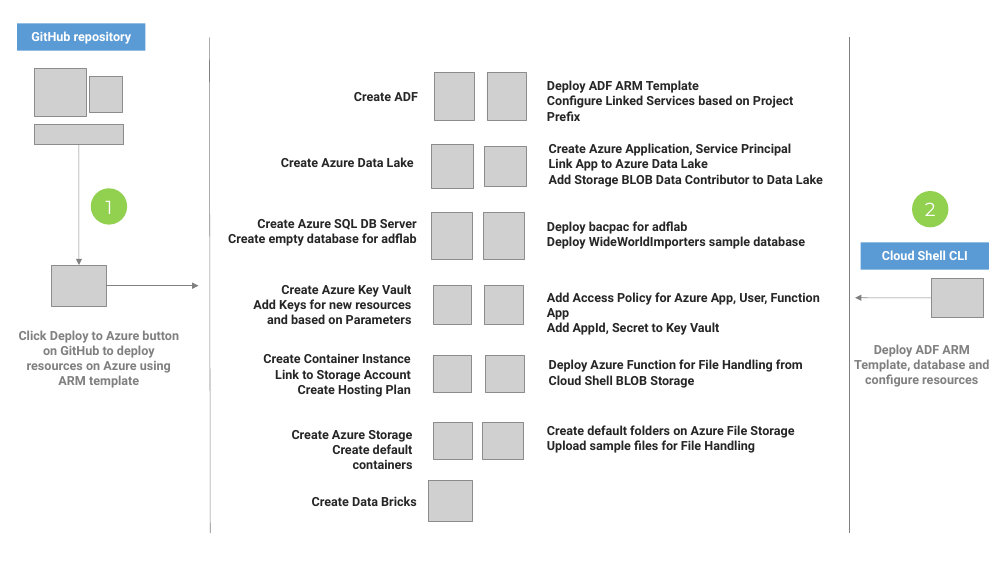
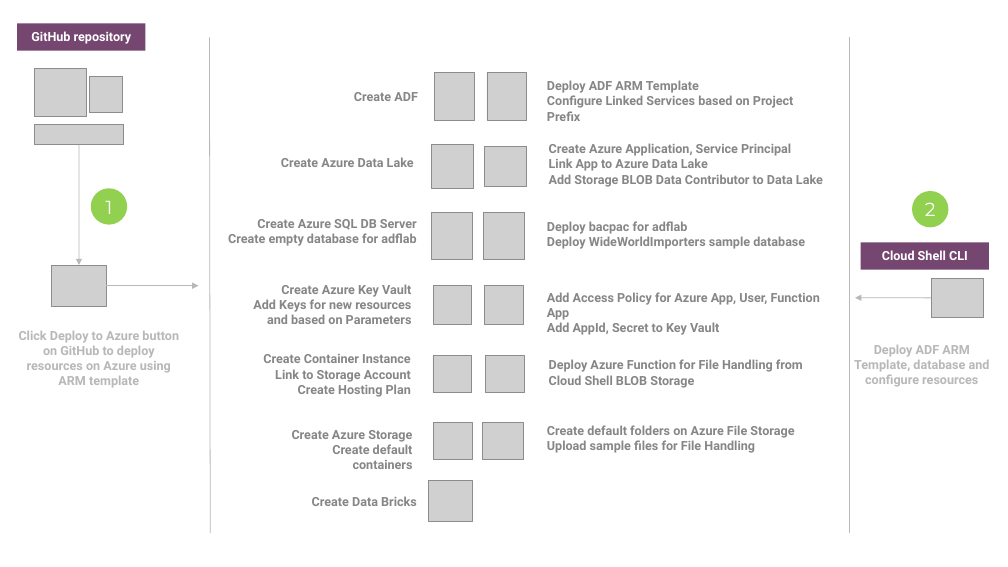
Before and after one commit to rahulunlimited/adflab, a slide deck: slide 5 of docs/ADFLab Design Pattern.pptx (slide 2 before the commit). Drawn at 1008x567 pixels with LibreOffice and Linux fonts; fonts in the diff are those of the drawing; grey boxes stand for pictures; background and template pictures are left out. Boxes give left, top, right and bottom in pixels: in the first picture for what was removed or moved away, otherwise in the second. Text is boxed around its words. In the diff, an @@ line names an element or a change of style, - is before the commit and + after.

```diff
--- a/docs/ADFLab Design Pattern.pptx
+++ b/docs/ADFLab Design Pattern.pptx
@@ rectangle "GitHub repository" at <box>17,23,146,51</box>: fill #5B9BD5 to #744670 @@
@@ line (209, 38) - (210, 533): stroke #808080 0.5 pt to #B8B7B9 0.75 pt @@
@@ line (849, 38) - (849, 533): stroke #808080 0.5 pt to #B8B7B9 0.75 pt @@
@@ arrow (79, 145) - (79, 265): stroke #808080 0.5 pt to #B8B7B9 0.75 pt @@
@@ rectangle "Cloud Shell CLI" at <box>861,243,990,270</box>: fill #5B9BD5 to #744670 @@
@@ arrow (106, 286) - (198, 286): stroke #808080 0.5 pt to #B8B7B9 0.75 pt @@
@@ arrow (932, 298) - (855, 298): stroke #808080 0.5 pt to #B8B7B9 0.75 pt @@
@@ text "Click Deploy to Azure button ..." at <box>19,331,179,388</box>: text colour #808080 to #B8B7B9 @@
@@ text colour #262626 to #868588 in 13 elements at <box>354,92,418,101</box>, <box>312,496,417,506</box>, <box>281,157,414,167</box>, <box>292,430,413,469</box>, <box>253,284,412,324</box>, <box>263,354,411,397</box>, <box>547,80,793,121</box>, <box>228,219,417,246</box>, <box>547,425,794,453</box>, <box>549,143,823,187</box>, <box>547,221,805,249</box>, <box>547,292,820,335</box>, <box>549,359,803,388</box> @@
@@ text "Deploy ADF ARM Template, database ..." at <box>854,345,990,387</box>: text colour #808080 to #B8B7B9 @@
```
Also in this commit, not shown: 7 other slides changed, 1 slide added, 2 other files.
